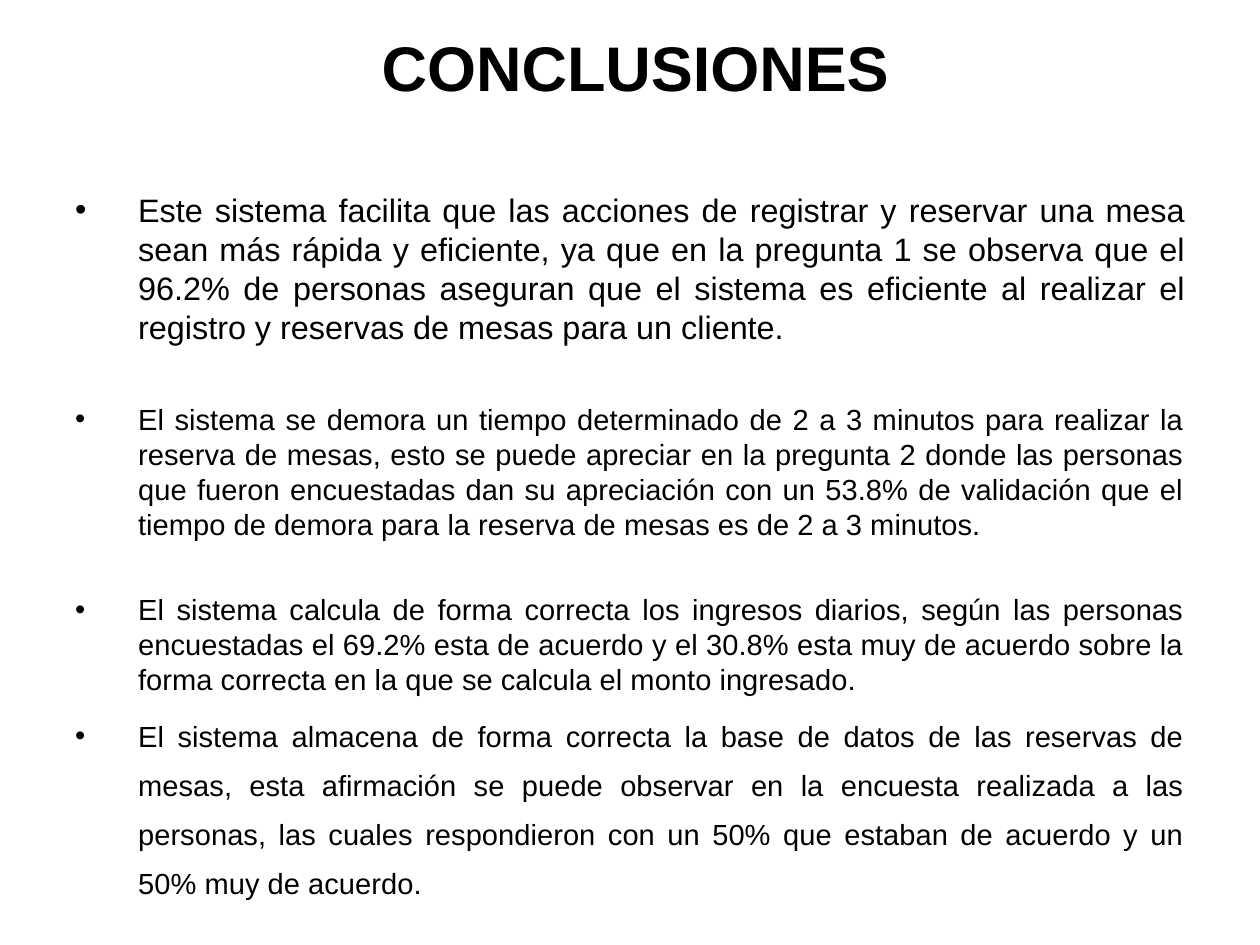
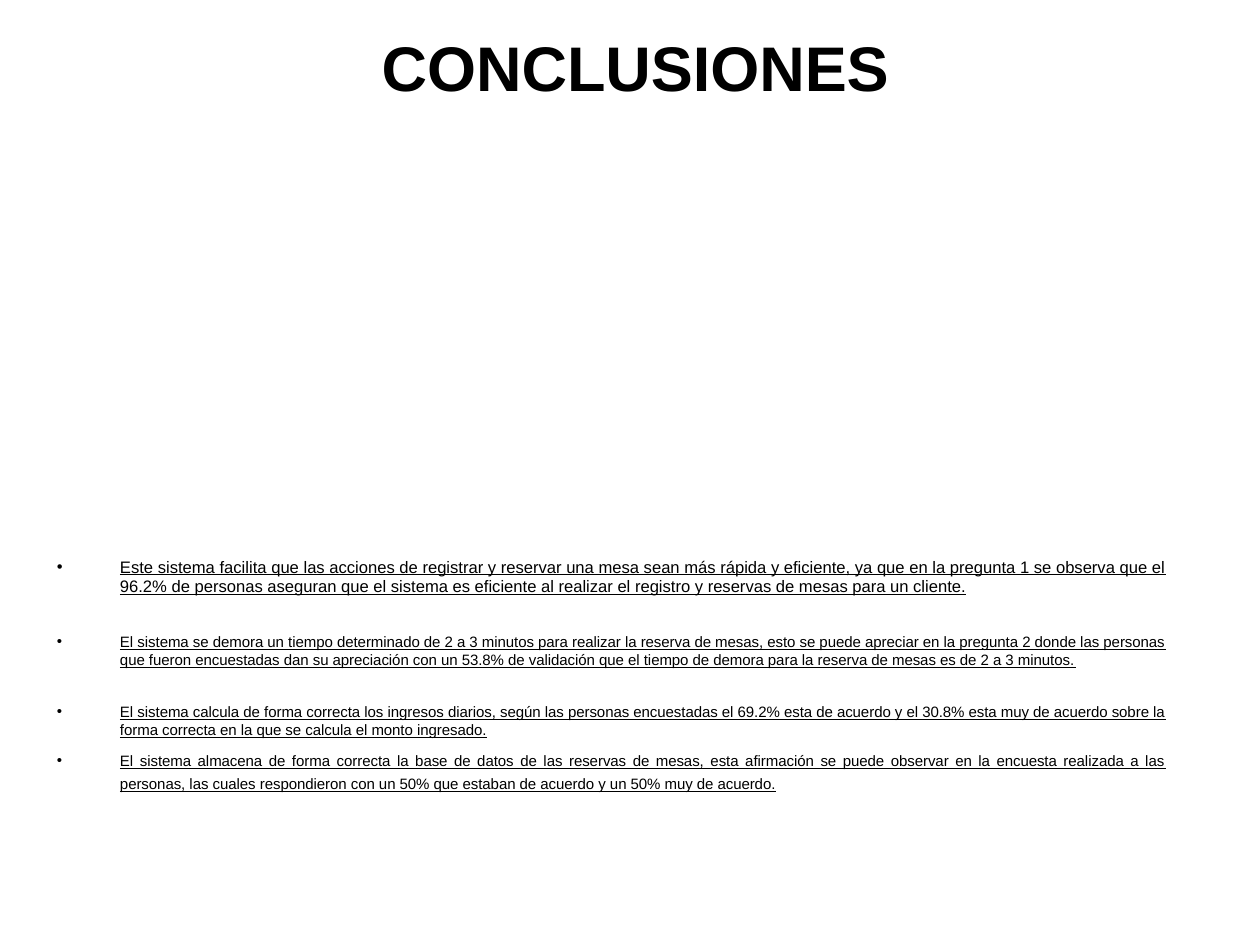
Before and after one commit to Renzoi10/Sistema-Restaurante, a slide deck: slide 20 of Documentacion/RestauranteGrupal-Final.ppt. Drawn at 1260x945 pixels with LibreOffice and Linux fonts; fonts in the diff are those of the drawing; background and template pictures are left out. Boxes give left, top, right and bottom in pixels: in the first picture for what was removed or moved away, otherwise in the second. Text is boxed around its words. In the diff, an @@ line names an element or a change of style, - is before the commit and + after.

```diff
--- a/Documentacion/RestauranteGrupal-Final.ppt
+++ b/Documentacion/RestauranteGrupal-Final.ppt
@@ text "Este sistema facilita que las ..." moved from (x1=138, y1=198, x2=1185, y2=899) to (x1=120, y1=560, x2=1165, y2=792) @@
@@ text "Este sistema facilita que las ..." at (x1=120, y1=560, x2=1165, y2=792): size 18.5 to 9.5 pt in "Este sistema facilita que las acciones de ..."; underline on; size 16.6 to 8.6 pt in "El sistema se demora un tiempo determinado ...", "El sistema calcula de forma correcta los ...", "El sistema almacena de forma correcta la ..."; line spacing 1.4 to 1.3 @@
```
Also in this commit, not shown: 1 other slide changed, 6 other files.
